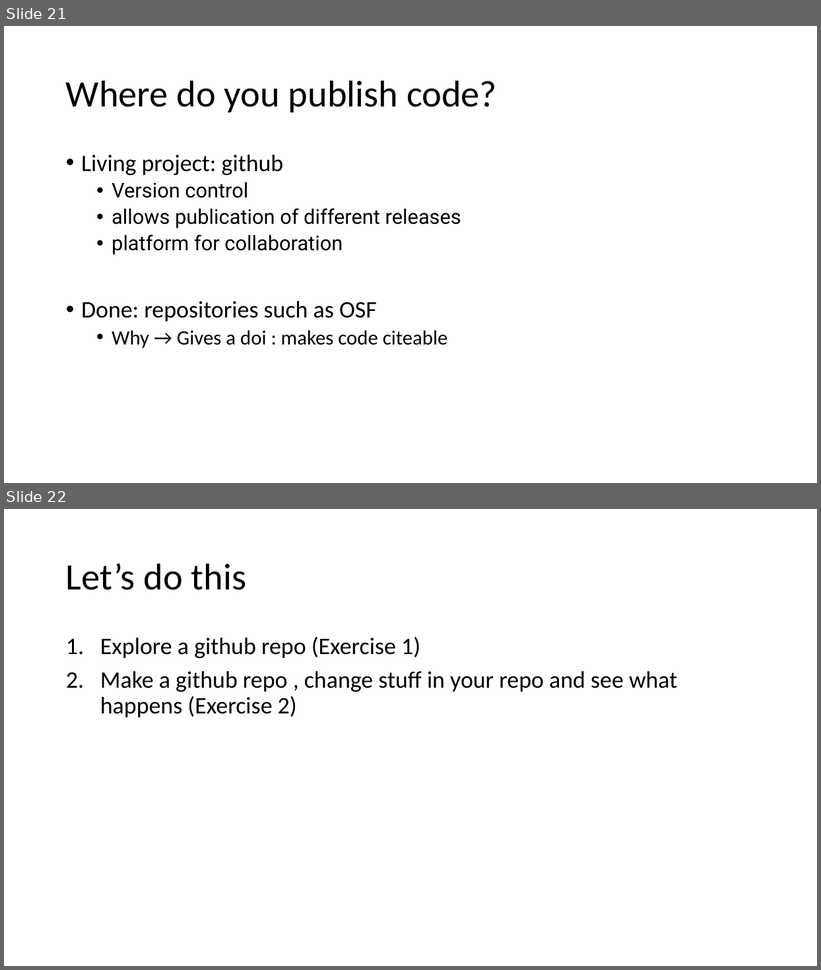
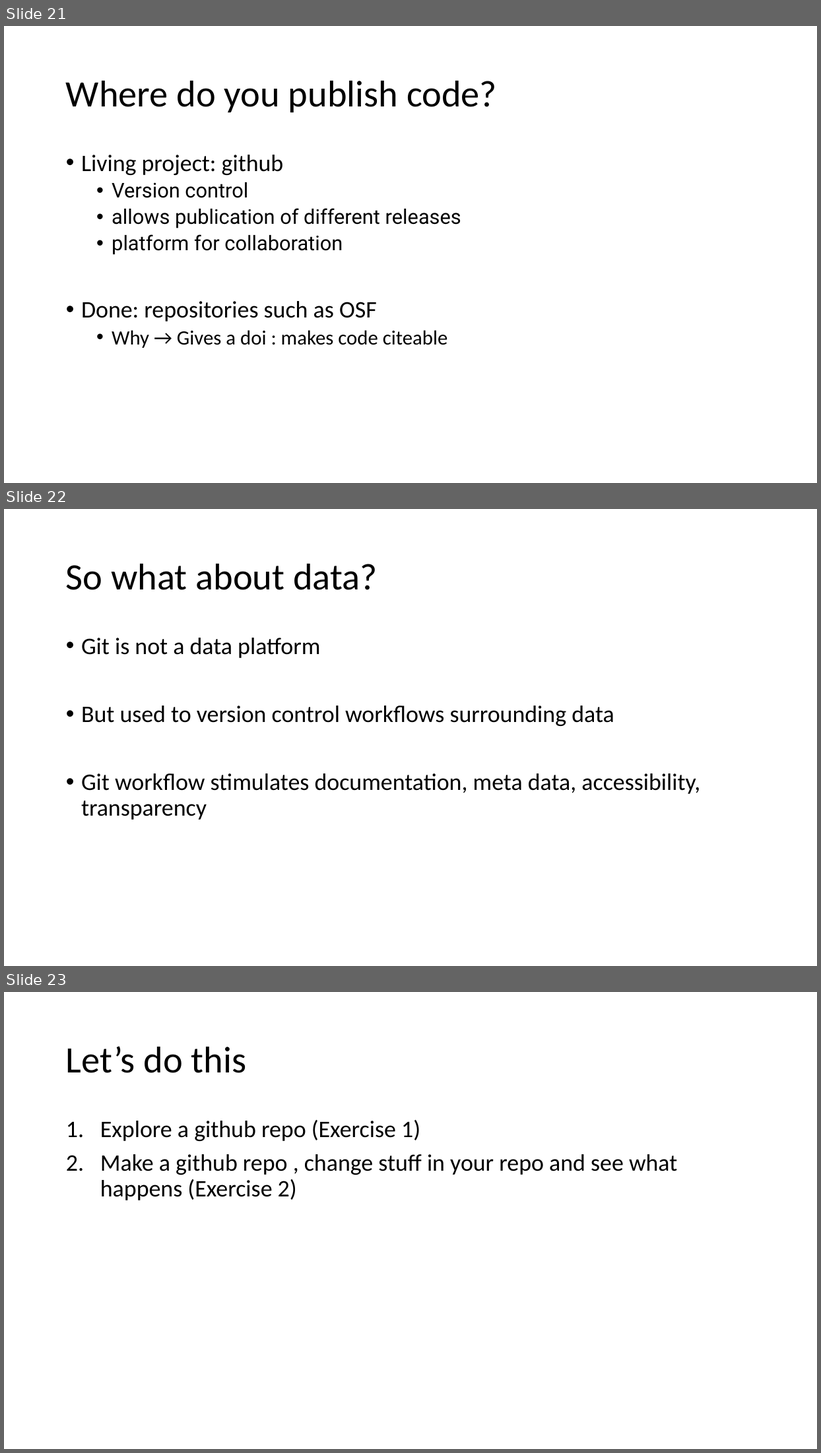
Before and after one commit to VHP4Safety/github_intro_training, a slide deck: powerpoints/github_part1.pptx. Shown one above the other, each under a label of ours: slides 21 and 22 before the commit, slides 21, 22 and 23 after it. The pictures are 821x970 and 821x1453 pixels, drawn with LibreOffice and Linux fonts; fonts in the diff are those of the drawing. Boxes give left, top, right and bottom in pixels: in the first picture for what was removed or moved away, otherwise in the second. Text is boxed around its words. In the diff, an @@ line names an element or a change of style, - is before the commit and + after.

Commit message:
github en data in powerpoint

```diff
--- a/powerpoints/github_part1.pptx
+++ b/powerpoints/github_part1.pptx
@@ slide 22 added at (4, 509, 817, 966), background #FFFFFF @@
@@ title added at (66, 563, 378, 590), 44 pt, text #000000 @@
+So what about data?
@@ text added at (81, 638, 700, 820), 28 pt, text #000000 @@
+• Git is not a data platform
+• But used to version control workflows surrounding data
+• Git workflow stimulates documentation, meta data, accessibility, transparency
@@ what was slide 22 is now slide 23 @@
```
